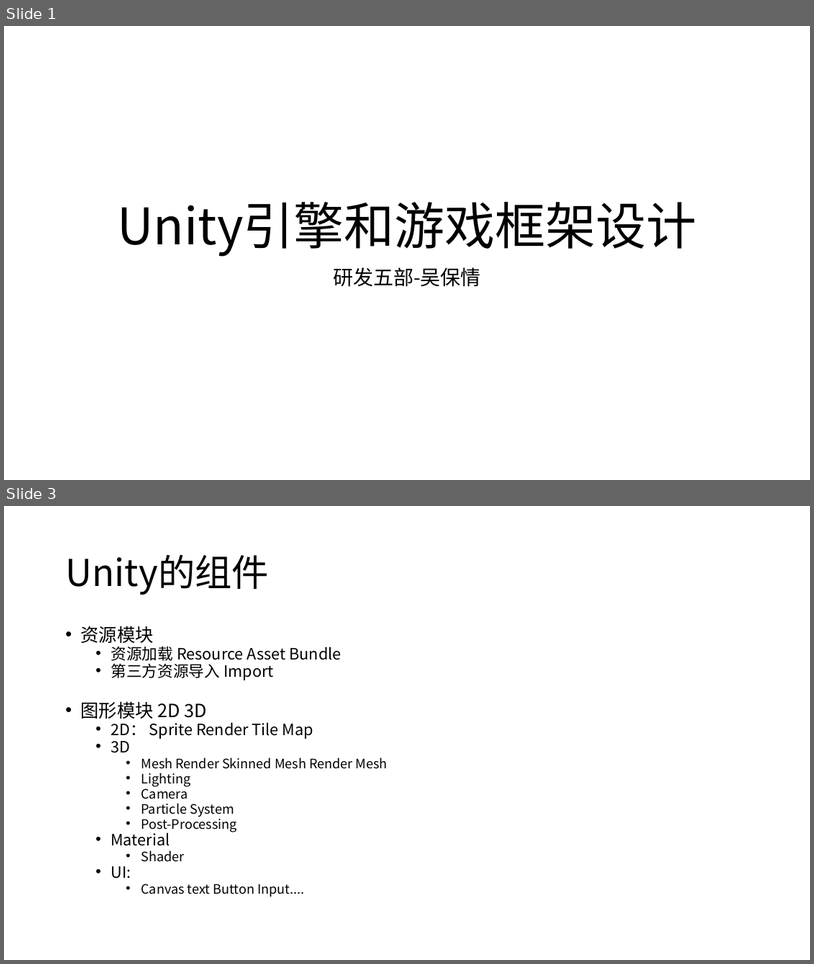
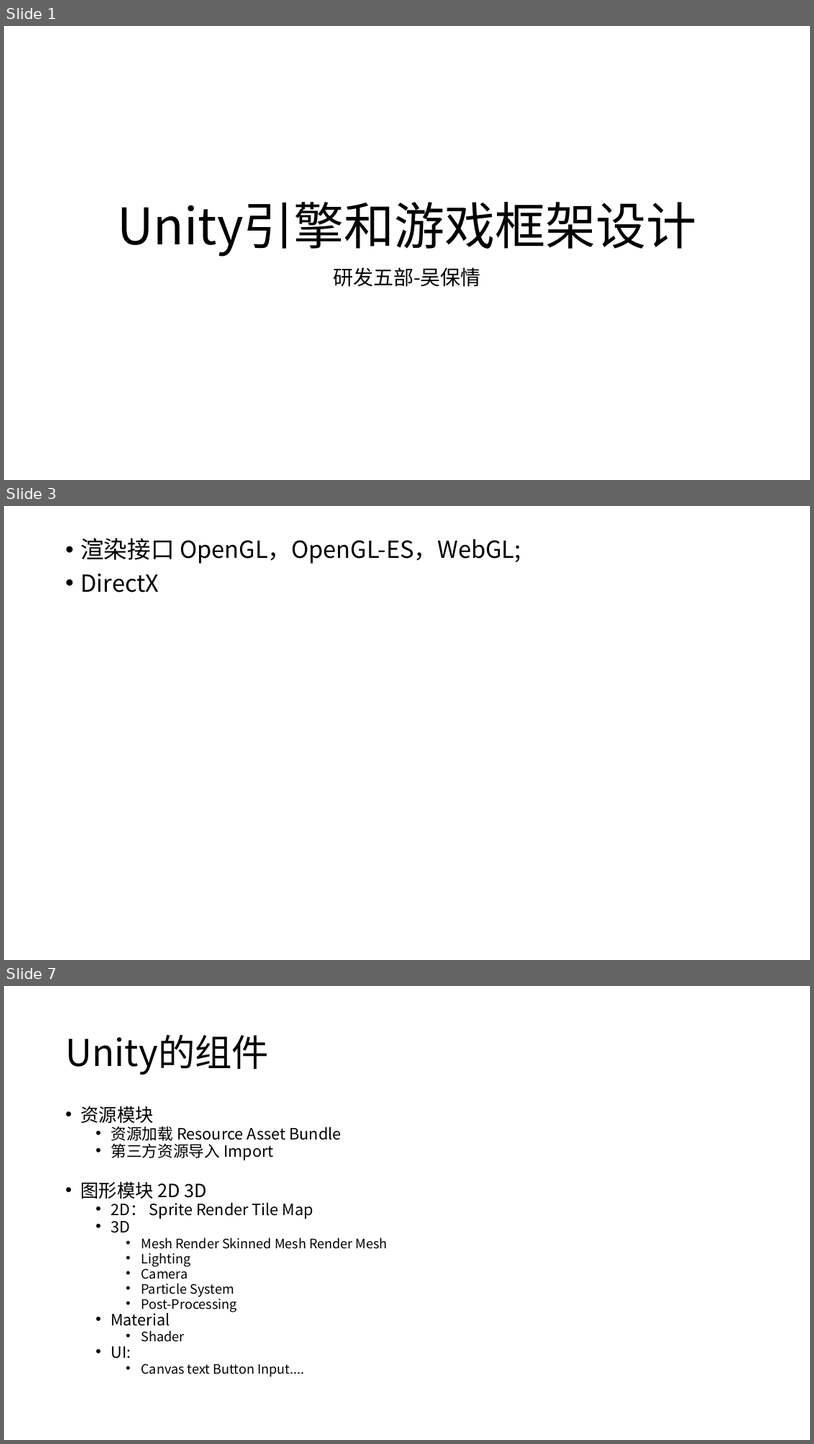
Before and after one commit to mshandle/GStar, a slide deck: Document/培训PPT.pptx. Shown one above the other, each under a label of ours: slides 1 and 3 before the commit, slides 1, 3 and 7 after it; the slides between them are not shown. The pictures are 814x964 and 814x1444 pixels, drawn with LibreOffice and Linux fonts; fonts in the diff are those of the drawing. Boxes give left, top, right and bottom in pixels: in the first picture for what was removed or moved away, otherwise in the second. Text is boxed around its words. In the diff, an @@ line names an element or a change of style, - is before the commit and + after.

```diff
--- a/Document/培训PPT.pptx
+++ b/Document/培训PPT.pptx
@@ slide 3 added at box(4, 506, 810, 960), background #FFFFFF @@
@@ text added at box(80, 538, 522, 592), 28 pt, text #000000 @@
+• 渲染接口 OpenGL，OpenGL-ES，WebGL;
+• DirectX
@@ what was slide 3 is now slide 7 @@
```
Also in this commit, not shown: 5 other slides added, 2 slides removed, 12 other files.
